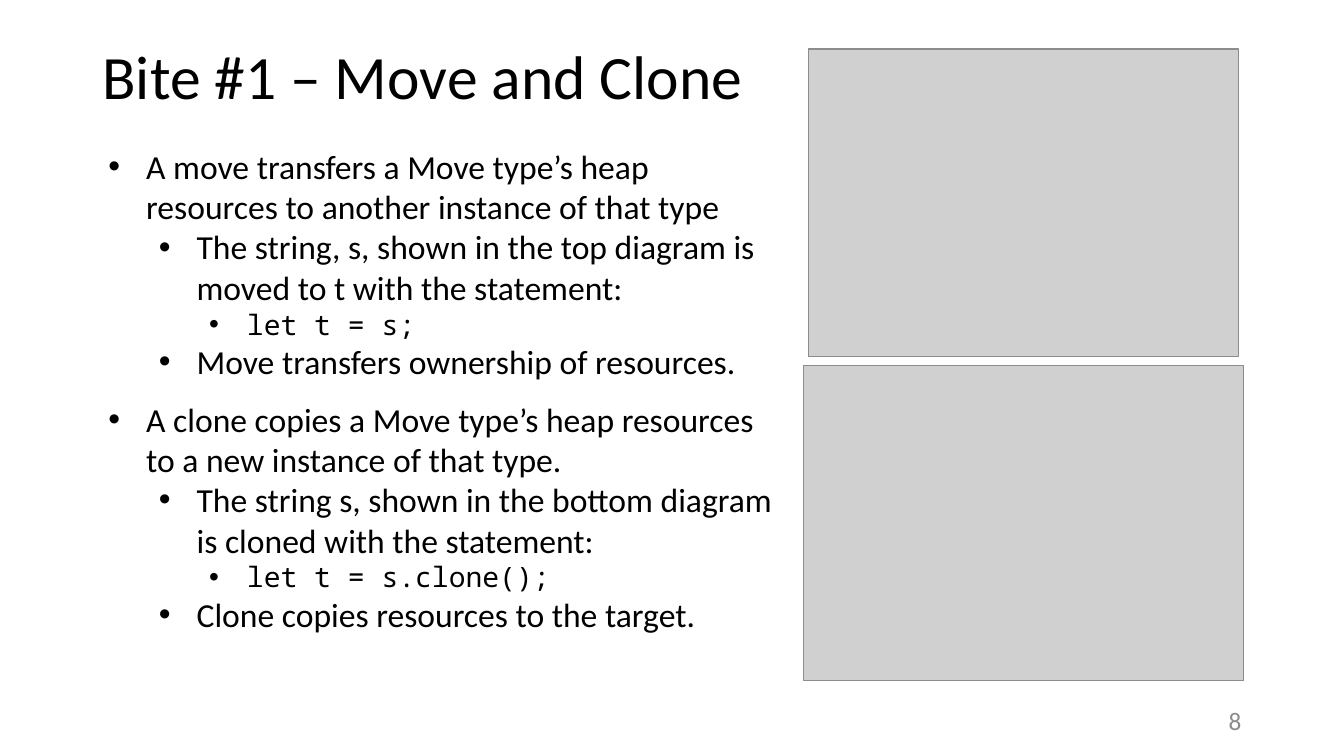
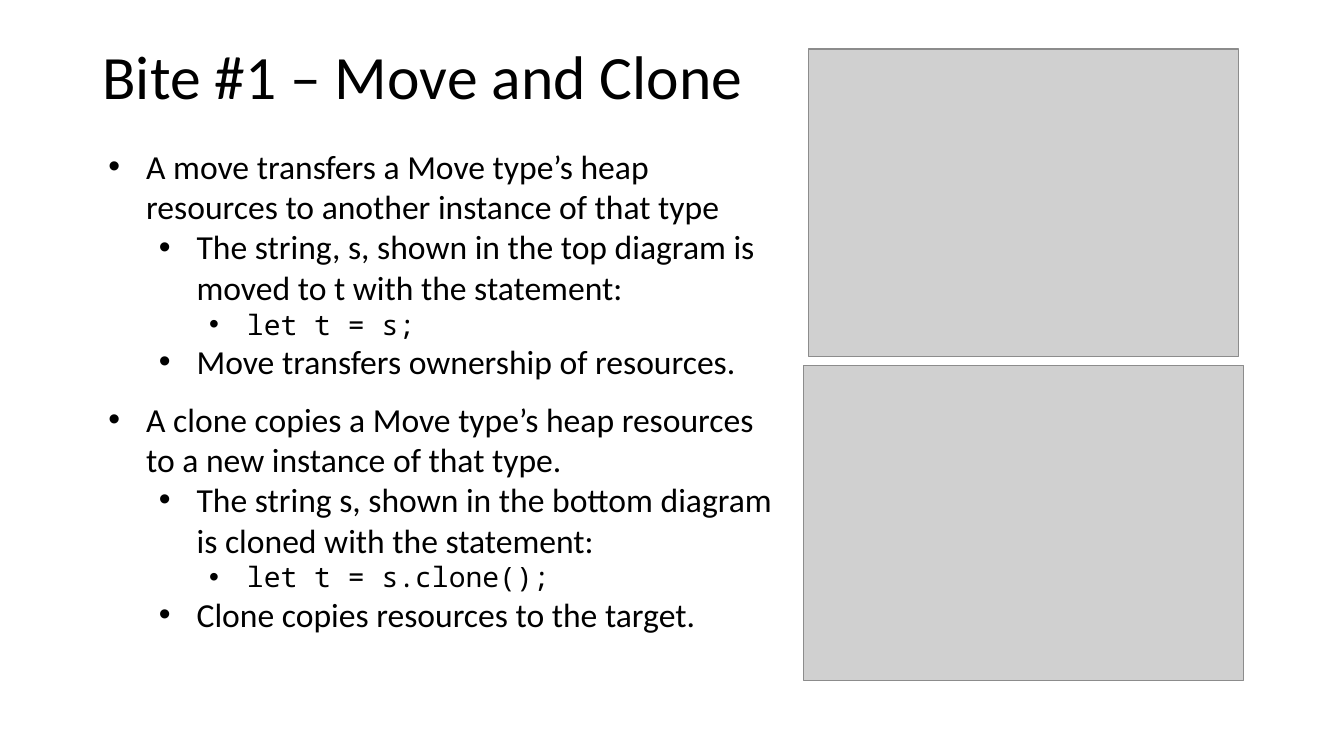
Before and after one commit to JimFawcett/JimFawcett.github.io, a slide deck: slide 9 of Resources/ConsumingRust.pptx (slide 8 before the commit). Drawn at 1344x756 pixels with LibreOffice and Linux fonts; fonts in the diff are those of the drawing; grey boxes stand for pictures. Boxes give left, top, right and bottom in pixels: in the first picture for what was removed or moved away, otherwise in the second. Text is boxed around its words. In the diff, an @@ line names an element or a change of style, - is before the commit and + after.

```diff
--- a/Resources/ConsumingRust.pptx
+++ b/Resources/ConsumingRust.pptx
@@ page number removed at box(1229, 713, 1242, 730) @@
-8
```
Also in this commit, not shown: 7 other slides changed, 1 slide added, 2 other files.
